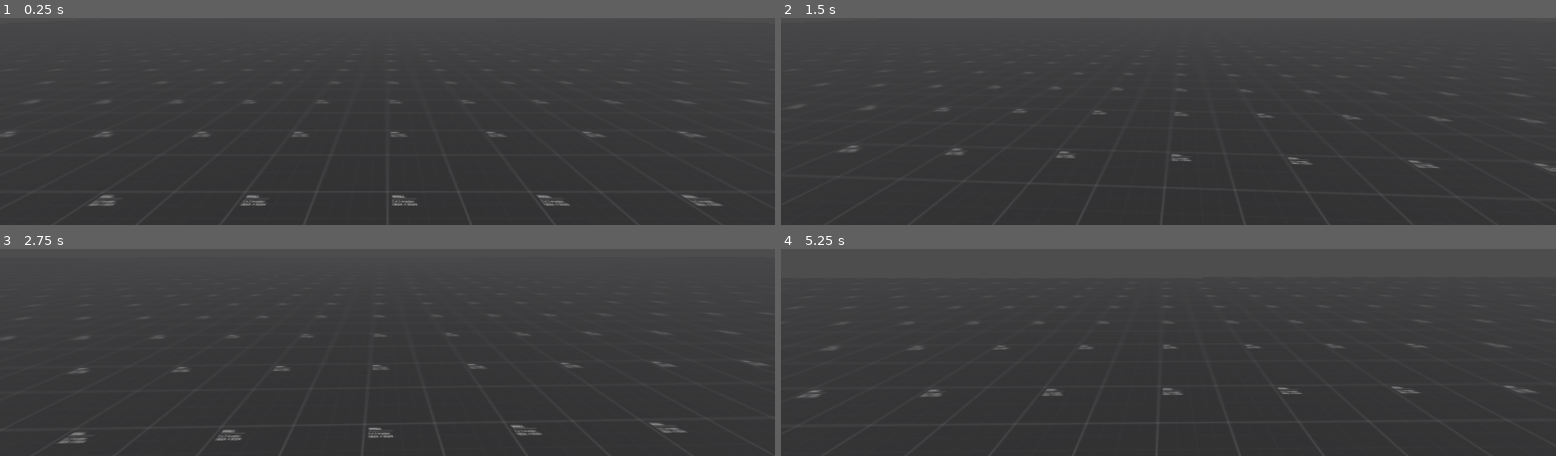
Above: before the commit, frames 1-4 (two rows, left to right).
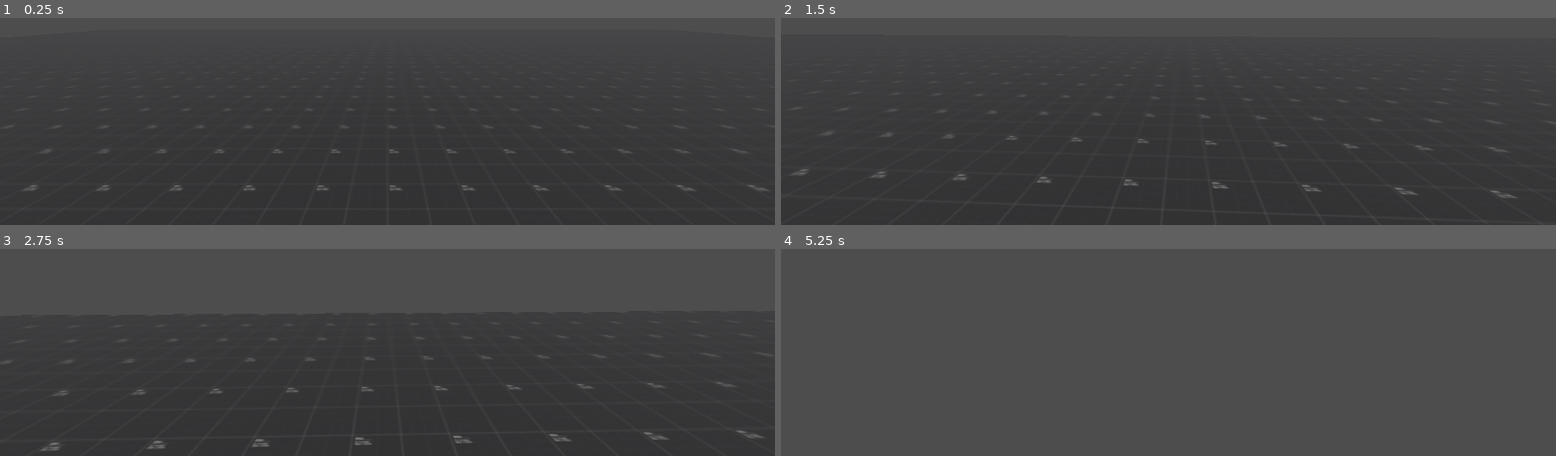
Above: after the commit, the same moments.

Repository: 1337fl0w/Killbox
Game: Godot game, scene res://world.tscn
The game is run twice, just before and just after one commit, with the same random seed, the same clock (stepped at 60 frames per second) and the same inputs.
Inputs (mouse positions are in pixels of both pictures, inside the frame that each line leads up to):
- Up to frame 1 (0.25 s): no input
- Up to frame 2 (1.5 s): move the mouse to (outside the picture) at 0.52 s; hold Shift (walk) 0.53-1.28 s; hold W (forward) from 0.53 s (still down); tap Space (jump) at 0.77, 1.07 s; tap Ctrl (slide, bound only after the commit) at 0.8, 1.35 s; move the mouse to (outside the picture) at 1.27 s
- Up to frame 3 (2.75 s): keep holding W (forward); tap Space (jump) at 1.52, 1.55, 1.82, 2.1 s; move the mouse to (outside the picture) at 2.02 s; hold Shift (walk) from 2.03 s (still down)
- Up to frame 4 (5.25 s): keep holding W (forward); move the mouse to (outside the picture) at 2.77 s; release Shift (walk) at 2.78 s; tap Shift (walk) at 2.85, 4.35 s; tap Space (jump) at 3.02, 3.32, 3.77, 3.8, 4.07, 4.52, 4.82 s; tap Ctrl (slide, bound only after the commit) at 3.05, 3.6, 5.1 s; move the mouse to (outside the picture) at 3.52 s; move the mouse to (outside the picture) at 4.27 s; move the mouse to (outside the picture) at 5.02 s

The runs differ from the first frame. In frame 1, 1.0% of the frame differs, in the area x 0-100%, y 30-91%; in frame 2, 0.8%; in frame 3, 1.2%; in frame 4, 20%, in the area x 0-100%, y 45-100%.

Commit message:
Added sliding

Diff:
--- a/Player.gd
+++ b/Player.gd
@@ -1,4 +1,7 @@
 extends CharacterBody3D
+
+@onready var neck = $Neck
+@onready var head = $Neck/Head
 
 # Movement
 const MAX_VELOCITY_AIR = 0.6
@@ -10,9 +13,20 @@
 const PLAYER_WALKING_MULTIPLIER = 0.666
 
 var direction = Vector3()
+var lerp_speed = 10.0
 var friction = 4
 var wish_jump
 var walking = false
+var sliding = false
+
+# Slide vars
+var slideTimer = 0.0
+var slideTimerMax = 1.0
+var slideCooldown = false
+var slideCooldownTimer = 0.0
+var slideCooldownTimerMax = 1.5
+var slideVector = Vector2.ZERO
+var crouchingDepth = -1
 
 # Camera
 var sensitivity = 0.05
@@ -34,17 +48,19 @@
 func _handle_camera_rotation(event: InputEvent):
 	# Rotate the camera based on the mouse movement
 	rotate_y(deg_to_rad(-event.relative.x * sensitivity))
-	$Head.rotate_x(deg_to_rad(-event.relative.y * sensitivity))
+	head.rotate_x(deg_to_rad(-event.relative.y * sensitivity))
 
 	# Stop the head from rotating to far up or down
-	$Head.rotation.x = clamp($Head.rotation.x, deg_to_rad(-90), deg_to_rad(90))
+	head.rotation.x = clamp(head.rotation.x, deg_to_rad(-90), deg_to_rad(90))
 
 func _physics_process(delta):
-	process_input()
+	process_input(delta)
 	process_movement(delta)
 
-func process_input():
-	direction = Vector3()
+func process_input(delta):
+	# Getting movement input
+	var input_dir = Input.get_vector("left", "right", "forward", "backward")
+	direction = transform.basis * Vector3(input_dir.x, 0, input_dir.y)
 
 	# Movement directions
 	if Input.is_action_pressed("forward"):
@@ -61,6 +77,39 @@
 
 	# Walking
 	walking = Input.is_action_pressed("walk")
+
+	# Sliding
+	if input_dir != Vector2.ZERO && Input.is_action_just_pressed("slide") && !slideCooldown:
+		sliding = true
+		slideTimer = slideTimerMax
+		slideVector = input_dir
+		print("slide begin")
+
+	# Handle slide cooldown
+	if !sliding && slideCooldown:
+		slideCooldownTimer -= delta
+		neck.position.y = lerp(neck.position.y, 1.8, delta * lerp_speed)
+		if slideCooldownTimer <= 0:
+			slideCooldown = false
+			print("cooldown end")
+
+	# Handle sliding
+	if sliding:
+		slideTimer -= delta
+		slideCooldownTimer = slideCooldownTimerMax
+		slideCooldown = true
+		neck.position.y = lerp(neck.position.y, 1.8 + crouchingDepth, delta * lerp_speed)
+		direction = (transform.basis * Vector3(slideVector.x, 0, slideVector.y)).normalized()
+		if direction:
+			velocity.x = direction.x * (slideTimer + 0.5) * 12
+			velocity.z = direction.z * (slideTimer + 0.5) * 12
+		if slideTimer <= 0:
+			sliding = false
+		if wish_jump || walking || Input.is_action_pressed("backward") || slideTimer <= 0:
+				sliding = false
+				slideCooldown = true
+
+
 
 func process_movement(delta):
 	# Get the normalized input direction so that we don't move faster on diagonals
--- a/player.tscn
+++ b/player.tscn
@@ -2,20 +2,24 @@
 
 [ext_resource type="Script" path="res://Player.gd" id="1_dhin8"]
 
-[sub_resource type="CapsuleShape3D" id="CapsuleShape3D_jdf8h"]
-height = 1.4
+[sub_resource type="CylinderShape3D" id="CylinderShape3D_m5jce"]
+height = 1.8
 
 [node name="Player" type="CharacterBody3D"]
 collision_layer = 3
 script = ExtResource("1_dhin8")
 
 [node name="CollisionShape3D" type="CollisionShape3D" parent="."]
-shape = SubResource("CapsuleShape3D_jdf8h")
+transform = Transform3D(1, 0, 0, 0, 1, 0, 0, 0, 1, 0, 0.9, 0)
+shape = SubResource("CylinderShape3D_m5jce")
 
 [node name="Gun" type="Marker3D" parent="."]
 transform = Transform3D(1, 0, 0, 0, 1, 0, 0, 0, 1, 0, 0.07, -0.75)
 
-[node name="Head" type="Node3D" parent="."]
-transform = Transform3D(1, 0, 0, 0, 1, 0, 0, 0, 1, 0, 0.6, 0)
+[node name="Neck" type="Node3D" parent="."]
+transform = Transform3D(1, 0, 0, 0, 1, 0, 0, 0, 1, 0, 1.8, 0)
 
-[node name="Camera3D" type="Camera3D" parent="Head"]
+[node name="Head" type="Node3D" parent="Neck"]
+transform = Transform3D(1, 0, 0, 0, 1, 0, 0, 0, 1, 0, 0.2, 0)
+
+[node name="Camera3D" type="Camera3D" parent="Neck/Head"]
--- a/project.godot
+++ b/project.godot
@@ -86,12 +86,17 @@
 }
 crouch={
 "deadzone": 0.5,
-"events": [Object(InputEventKey,"resource_local_to_scene":fa …(140 unchanged characters)… d":false,"keycode":0,"physical_keycode":4194326,"key_label":0,"unicode":0,"echo":false,"script":null)
+"events": [Object(InputEventKey,"resource_local_to_scene":fa …(140 unchanged characters)… d":false,"keycode":0,"physical_keycode":67,"key_label":0,"unicode":99,"echo":false,"script":null)
 ]
 }
 walk={
 "deadzone": 0.5,
 "events": [Object(InputEventKey,"resource_local_to_scene":false,"resource_name":"","device":-1,"window_id":0,"alt_press …(182 unchanged characters)…
+]
+}
+slide={
+"deadzone": 0.5,
+"events": [Object(InputEventKey,"resource_local_to_scene":false,"resource_name":"","device":-1,"window_id":0,"alt_pressed":false,"shift_pressed":false,"ctrl_pressed":false,"meta_pressed":false,"pressed":false,"keycode":0,"physical_keycode":4194326,"key_label":0,"unicode":0,"echo":false,"script":null)
 ]
 }
 
